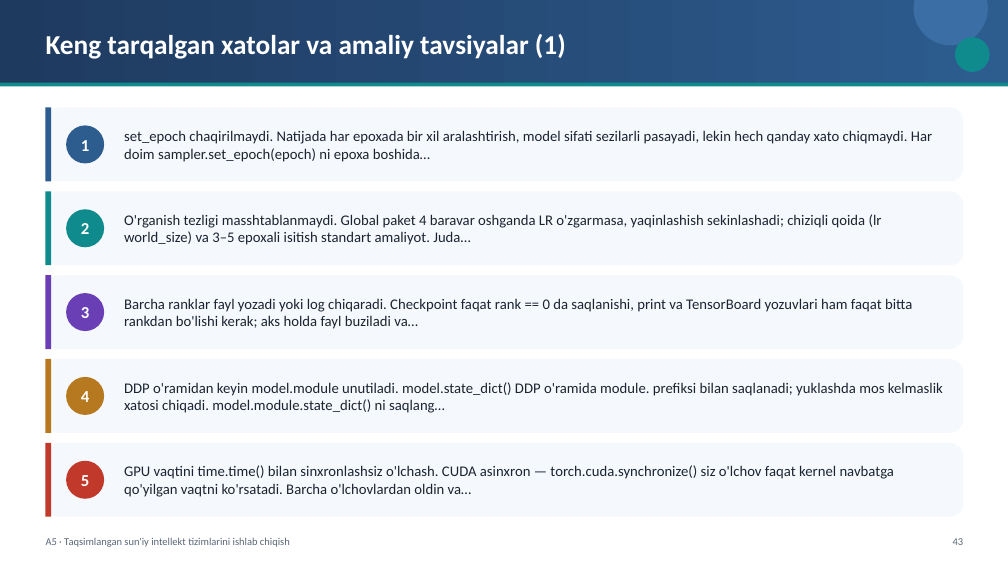
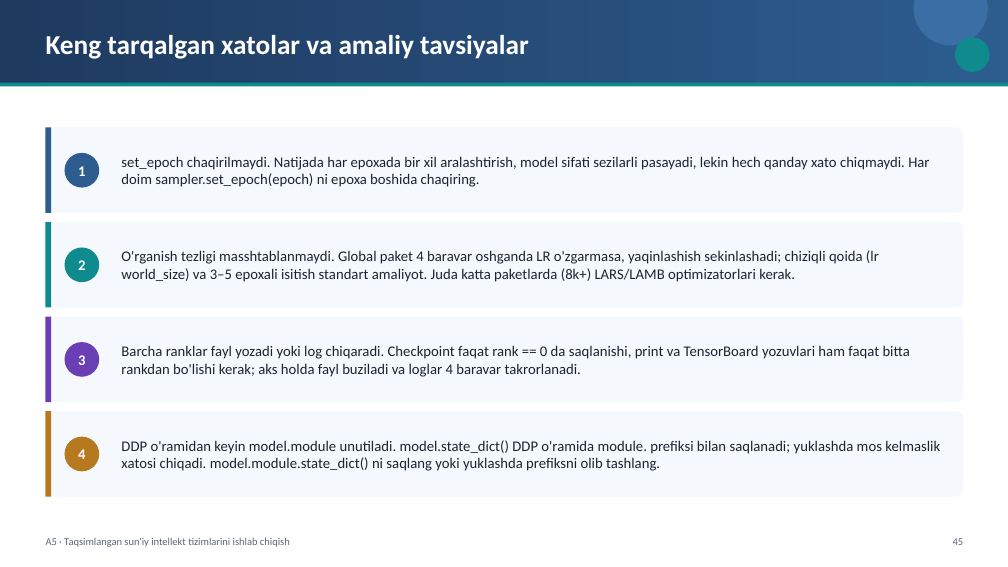
Before and after one commit to sayka7/ktm_labs, a slide deck: slide 45 of slaydlar/A5.pptx (slide 43 before the commit). Drawn at 1008x567 pixels with LibreOffice and Linux fonts; fonts in the diff are those of the drawing. Boxes give left, top, right and bottom in pixels: in the first picture for what was removed or moved away, otherwise in the second. Text is boxed around its words. In the diff, an @@ line names an element or a change of style, - is before the commit and + after.

```diff
--- a/slaydlar/A5.pptx
+++ b/slaydlar/A5.pptx
@@ text at bbox=[46, 35, 529, 59]: text changed @@
-Keng tarqalgan xatolar va amaliy tavsiyalar (1)
+Keng tarqalgan xatolar va amaliy tavsiyalar
@@ rounded rectangle: place and size @@
-rounded rectangle at bbox=[45, 107, 963, 181]
+rounded rectangle at bbox=[45, 128, 963, 213]
@@ rectangle: place and size @@
-rectangle at bbox=[45, 107, 51, 181]
+rectangle at bbox=[45, 128, 51, 213]
@@ ellipse "1": place and size @@
-ellipse "1" at bbox=[66, 126, 104, 163]
+ellipse "1" at bbox=[64, 153, 99, 188]
@@ text at bbox=[121, 156, 929, 187]: text changed @@
-set_epoch chaqirilmaydi. Natijada har epoxada bir xil aralashtirish, model sifati sezilarli pasayadi, lekin hech qanday xato chiqmaydi. Har doim sampler.set_epoch(epoch) ni epoxa boshida…
+set_epoch chaqirilmaydi. Natijada har epoxada bir xil aralashtirish, model sifati sezilarli pasayadi, lekin hech qanday xato chiqmaydi. Har doim sampler.set_epoch(epoch) ni epoxa boshida chaqiring.
@@ rounded rectangle: place and size @@
-rounded rectangle at bbox=[45, 191, 963, 265]
+rounded rectangle at bbox=[45, 222, 963, 308]
@@ rectangle: place and size @@
-rectangle at bbox=[45, 191, 51, 265]
+rectangle at bbox=[45, 222, 51, 308]
@@ ellipse "2": place and size @@
-ellipse "2" at bbox=[66, 209, 104, 247]
+ellipse "2" at bbox=[64, 247, 99, 282]
@@ text at bbox=[121, 250, 879, 282]: text changed @@
-O'rganish tezligi masshtablanmaydi. Global paket 4 baravar oshganda LR o'zgarmasa, yaqinlashish sekinlashadi; chiziqli qoida (lr world_size) va 3–5 epoxali isitish standart amaliyot. Juda…
+O'rganish tezligi masshtablanmaydi. Global paket 4 baravar oshganda LR o'zgarmasa, yaqinlashish sekinlashadi; chiziqli qoida (lr world_size) va 3–5 epoxali isitish standart amaliyot. Juda katta paketlarda (8k+) LARS/LAMB optimizatorlari kerak.
@@ rounded rectangle: place and size @@
-rounded rectangle at bbox=[45, 275, 963, 349]
+rounded rectangle at bbox=[45, 317, 963, 402]
@@ rectangle: place and size @@
-rectangle at bbox=[45, 275, 51, 349]
+rectangle at bbox=[45, 317, 51, 402]
@@ ellipse "3": place and size @@
-ellipse "3" at bbox=[66, 293, 104, 331]
+ellipse "3" at bbox=[64, 342, 99, 377]
@@ text at bbox=[121, 345, 910, 377]: text changed @@
-Barcha ranklar fayl yozadi yoki log chiqaradi. Checkpoint faqat rank == 0 da saqlanishi, print va TensorBoard yozuvlari ham faqat bitta rankdan bo'lishi kerak; aks holda fayl buziladi va…
+Barcha ranklar fayl yozadi yoki log chiqaradi. Checkpoint faqat rank == 0 da saqlanishi, print va TensorBoard yozuvlari ham faqat bitta rankdan bo'lishi kerak; aks holda fayl buziladi va loglar 4 baravar takrorlanadi.
@@ proportions changed in 4 elements at bbox=[45, 128, 963, 213], bbox=[45, 222, 963, 308], bbox=[45, 317, 963, 402], bbox=[45, 411, 963, 497] @@
@@ rounded rectangle: place and size @@
-rounded rectangle at bbox=[45, 359, 963, 433]
+rounded rectangle at bbox=[45, 411, 963, 497]
@@ rectangle: place and size @@
-rectangle at bbox=[45, 359, 51, 433]
+rectangle at bbox=[45, 411, 51, 497]
@@ rounded rectangle removed at bbox=[45, 443, 963, 517] @@
@@ rectangle removed at bbox=[45, 443, 51, 517] @@
@@ size 16 to 14 pt in 4 elements at bbox=[64, 153, 99, 188], bbox=[64, 247, 99, 282], bbox=[64, 342, 99, 377], bbox=[64, 437, 99, 472] @@
@@ ellipse "4": place and size @@
-ellipse "4" at bbox=[66, 377, 104, 415]
+ellipse "4" at bbox=[64, 437, 99, 472]
@@ text at bbox=[121, 440, 940, 471]: text changed @@
-DDP o'ramidan keyin model.module unutiladi. model.state_dict() DDP o'ramida module. prefiksi bilan saqlanadi; yuklashda mos kelmaslik xatosi chiqadi. model.module.state_dict() ni saqlang…
+DDP o'ramidan keyin model.module unutiladi. model.state_dict() DDP o'ramida module. prefiksi bilan saqlanadi; yuklashda mos kelmaslik xatosi chiqadi. model.module.state_dict() ni saqlang yoki yuklashda prefiksni olib tashlang.
@@ ellipse removed at bbox=[66, 461, 104, 498] @@
-5
@@ text removed at bbox=[124, 465, 895, 497] @@
-GPU vaqtini time.time() bilan sinxronlashsiz o'lchash. CUDA asinxron — torch.cuda.synchronize() siz o'lchov faqat kernel navbatga qo'yilgan vaqtni ko'rsatadi. Barcha o'lchovlardan oldin va…
```
Also in this commit, not shown: 36 other slides changed, 3 slides added, 21 other files.
